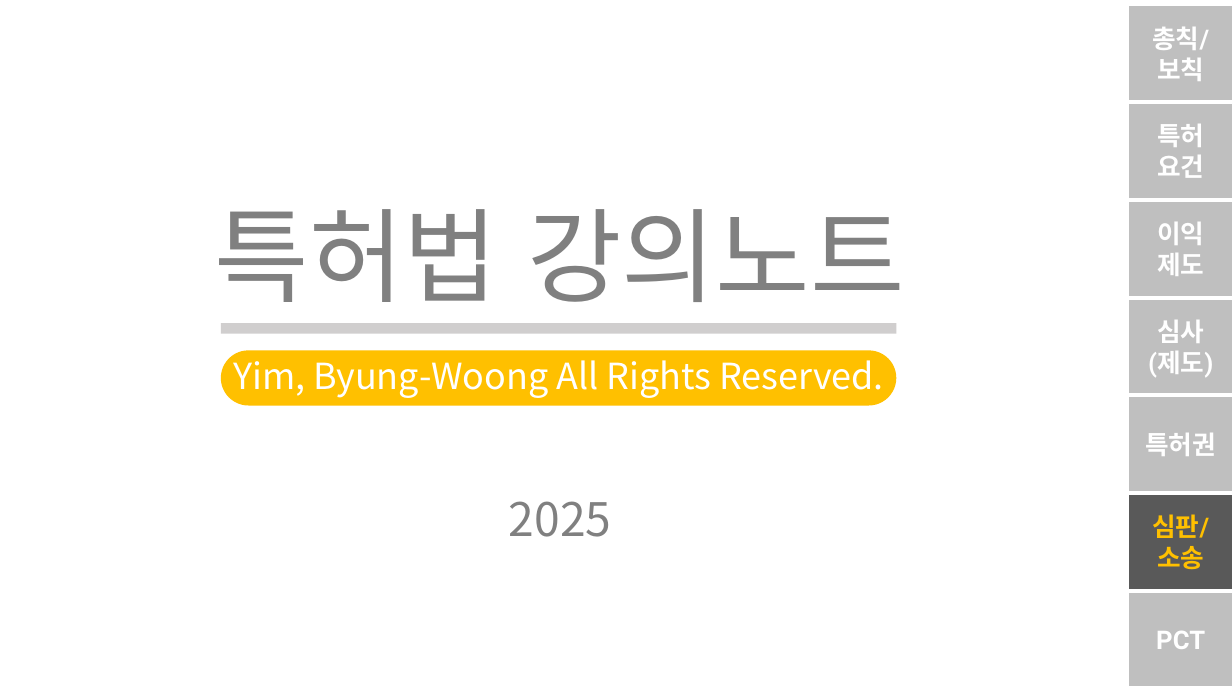
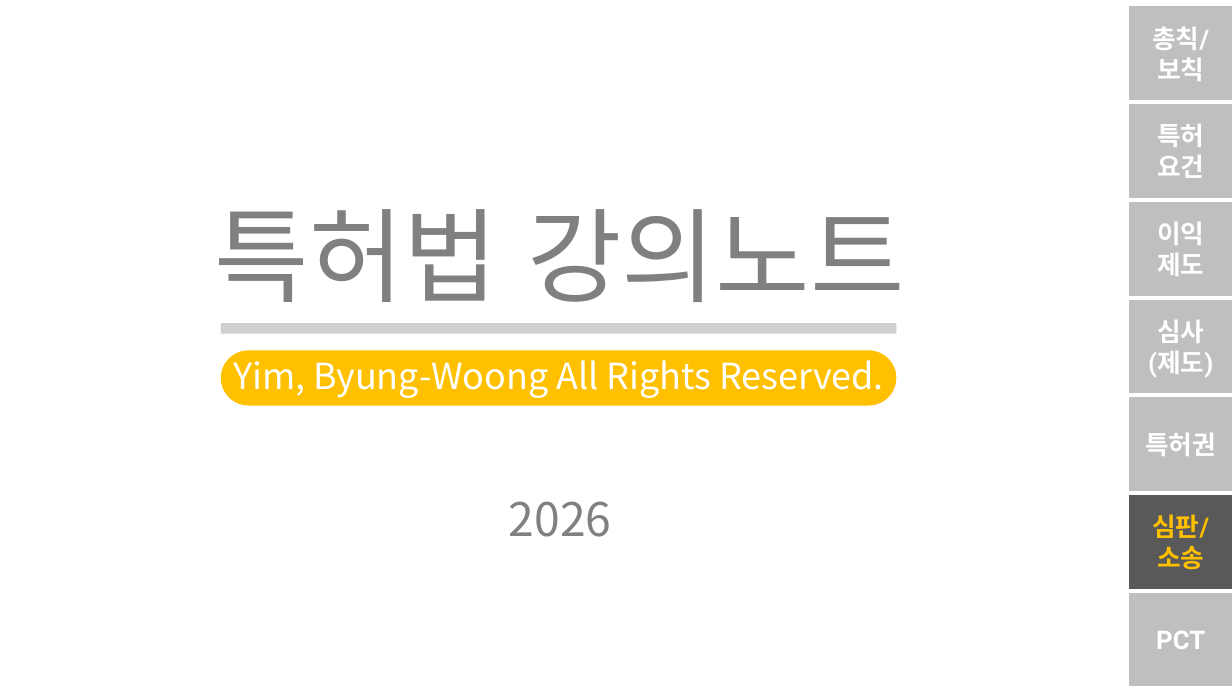
Before and after one commit to paybw1/lidamedu, a slide deck: slide 1 of source/특허법 강의노트/6. 심판 및 소송_특허법 강의노트.pptx. Drawn at 1232x693 pixels with LibreOffice and Linux fonts; fonts in the diff are those of the drawing. Boxes give left, top, right and bottom in pixels: in the first picture for what was removed or moved away, otherwise in the second. Text is boxed around its words. In the diff, an @@ line names an element or a change of style, - is before the commit and + after.

```diff
--- a/source/특허법 강의노트/6. 심판 및 소송_특허법 강의노트.pptx
+++ b/source/특허법 강의노트/6. 심판 및 소송_특허법 강의노트.pptx
@@ text at (509,501,612,537): text changed @@
-2025
+2026
```
Also in this commit, not shown: 109 other slides changed, 1 slide removed, 15 other files.
